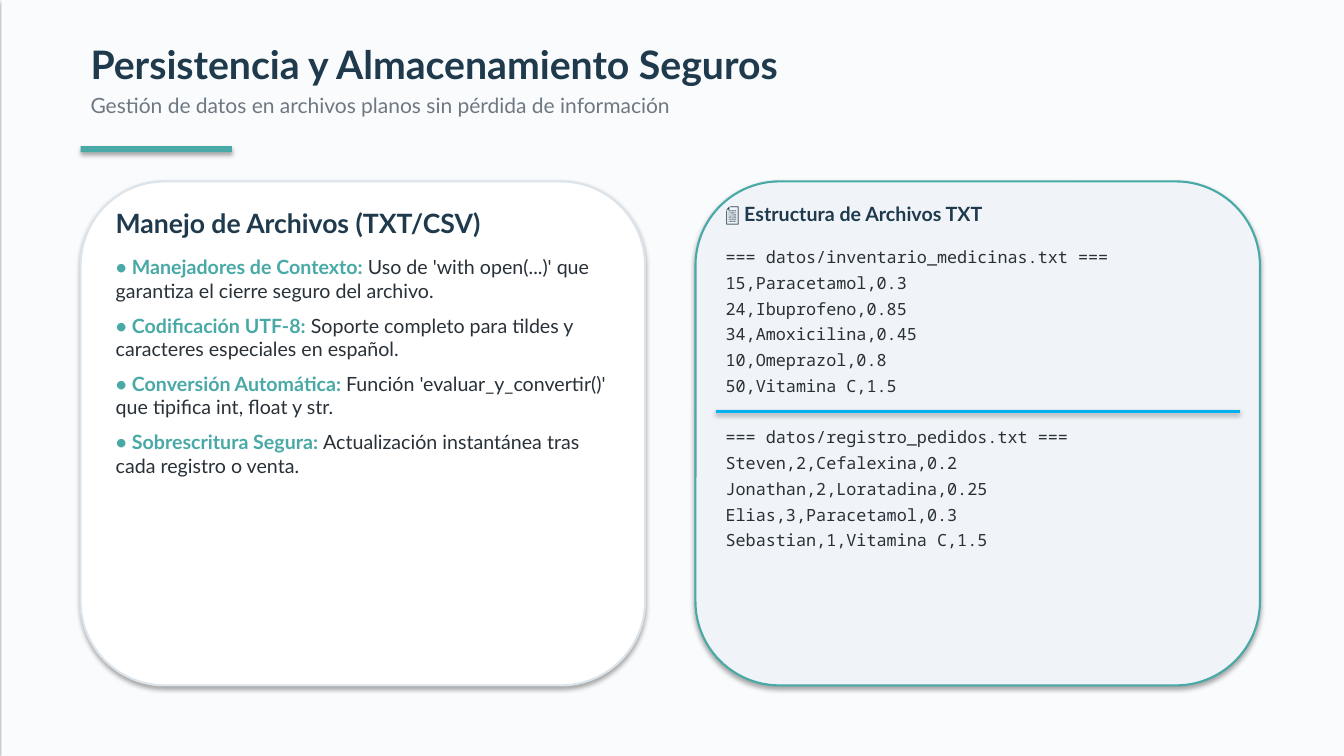
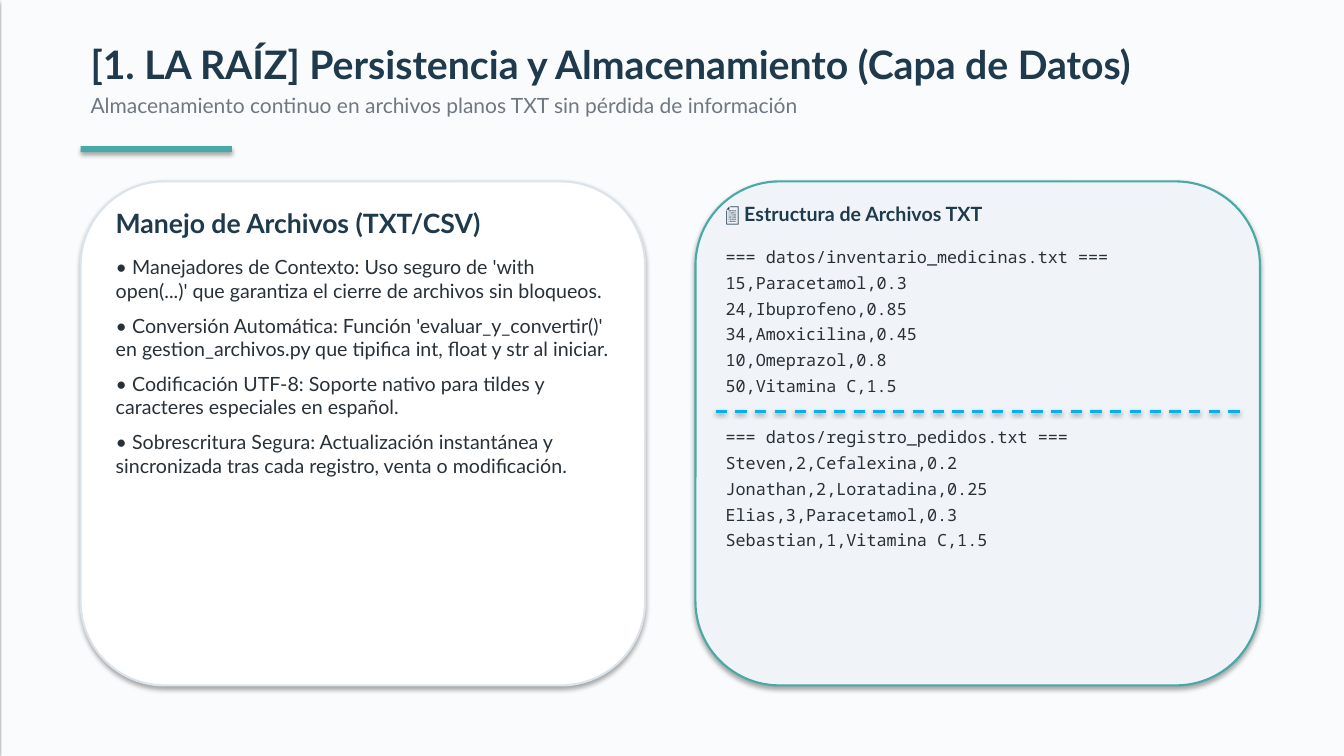
Before and after one commit to JBalladaresM2/componente-practico-2, a slide deck: slide 5 of Presentacion.pptx (slide 6 before the commit). Drawn at 1344x756 pixels with LibreOffice and Linux fonts; fonts in the diff are those of the drawing. Boxes give left, top, right and bottom in pixels: in the first picture for what was removed or moved away, otherwise in the second. Text is boxed around its words. In the diff, an @@ line names an element or a change of style, - is before the commit and + after.

```diff
--- a/Presentacion.pptx
+++ b/Presentacion.pptx
@@ text at box(91, 45, 1131, 117): text changed @@
-Persistencia y Almacenamiento Seguros
-Gestión de datos en archivos planos sin pérdida de información
+[1. LA RAÍZ] Persistencia y Almacenamiento (Capa de Datos)
+Almacenamiento continuo en archivos planos TXT sin pérdida de información
@@ text at box(116, 259, 608, 477): text changed @@
-• Manejadores de Contexto: Uso de 'with open(...)' que garantiza el cierre seguro del archivo.
-• Codificación UTF-8: Soporte completo para tildes y caracteres especiales en español.
-• Conversión Automática: Función 'evaluar_y_convertir()' que tipifica int, float y str.
-• Sobrescritura Segura: Actualización instantánea tras cada registro o venta.
+• Manejadores de Contexto: Uso seguro de 'with open(...)' que garantiza el cierre de archivos sin bloqueos.
+• Conversión Automática: Función 'evaluar_y_convertir()' en gestion_archivos.py que tipifica int, float y str al iniciar.
+• Codificación UTF-8: Soporte nativo para tildes y caracteres especiales en español.
+• Sobrescritura Segura: Actualización instantánea y sincronizada tras cada registro, venta o modificación.
@@ line (716, 411) - (1240, 411): stroke #00B0F0 2 pt to #00B0F0 2 pt dashed @@
```
Also in this commit, not shown: 6 other slides changed, 2 slides added, 1 other file.
